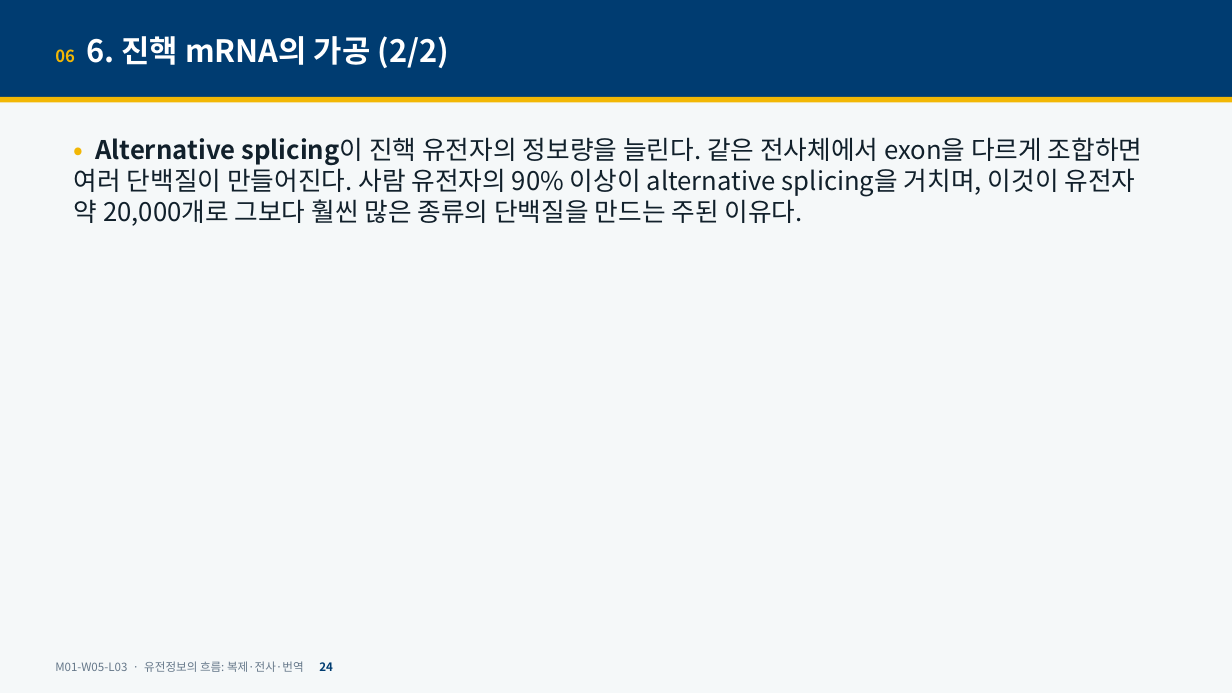
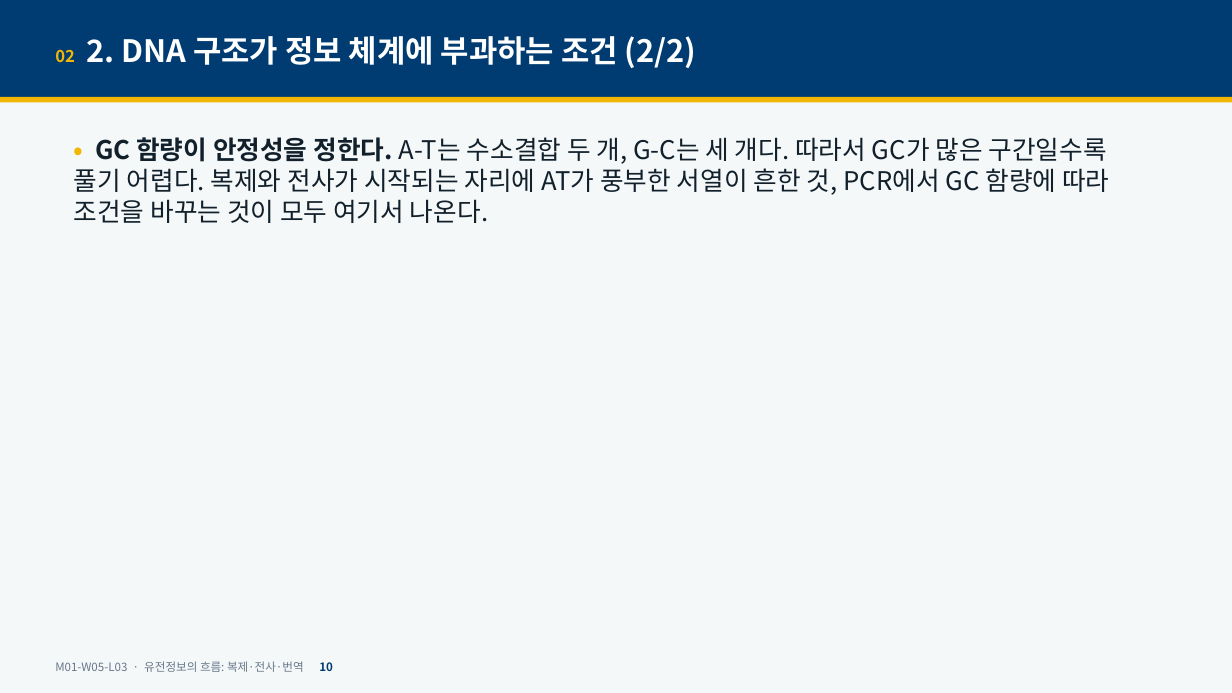
Before and after one commit to hoperiasd2/hoperiasd2.github.io, a slide deck: slide 10 of curriculum/M01/W05/L03/slides.pptx (slide 24 before the commit). Drawn at 1232x693 pixels with LibreOffice and Linux fonts; fonts in the diff are those of the drawing. Boxes give left, top, right and bottom in pixels: in the first picture for what was removed or moved away, otherwise in the second. Text is boxed around its words. In the diff, an @@ line names an element or a change of style, - is before the commit and + after.

```diff
--- a/curriculum/M01/W05/L03/slides.pptx
+++ b/curriculum/M01/W05/L03/slides.pptx
@@ text at (55,36,697,68): text changed @@
-06 6. 진핵 mRNA의 가공 (2/2)
+02 2. DNA 구조가 정보 체계에 부과하는 조건 (2/2)
@@ text at (74,137,1109,223): text changed @@
-• Alternative splicing이 진핵 유전자의 정보량을 늘린다. 같은 전사체에서 exon을 다르게 조합하면 여러 단백질이 만들어진다. 사람 유전자의 90% 이상이 alternative splicing을 거치며, 이것이 유전자 약 20,000개로 그보다 훨씬 많은 종류의 단백질을 만드는 주된 이유다.
+• GC 함량이 안정성을 정한다. A-T는 수소결합 두 개, G-C는 세 개다. 따라서 GC가 많은 구간일수록 풀기 어렵다. 복제와 전사가 시작되는 자리에 AT가 풍부한 서열이 흔한 것, PCR에서 GC 함량에 따라 조건을 바꾸는 것이 모두 여기서 나온다.
@@ text at (55,661,333,672): text changed @@
-M01-W05-L03 · 유전정보의 흐름: 복제·전사·번역 24
+M01-W05-L03 · 유전정보의 흐름: 복제·전사·번역 10
```
Also in this commit, not shown: 39 other slides changed, 2 slides added, 3 other files.
